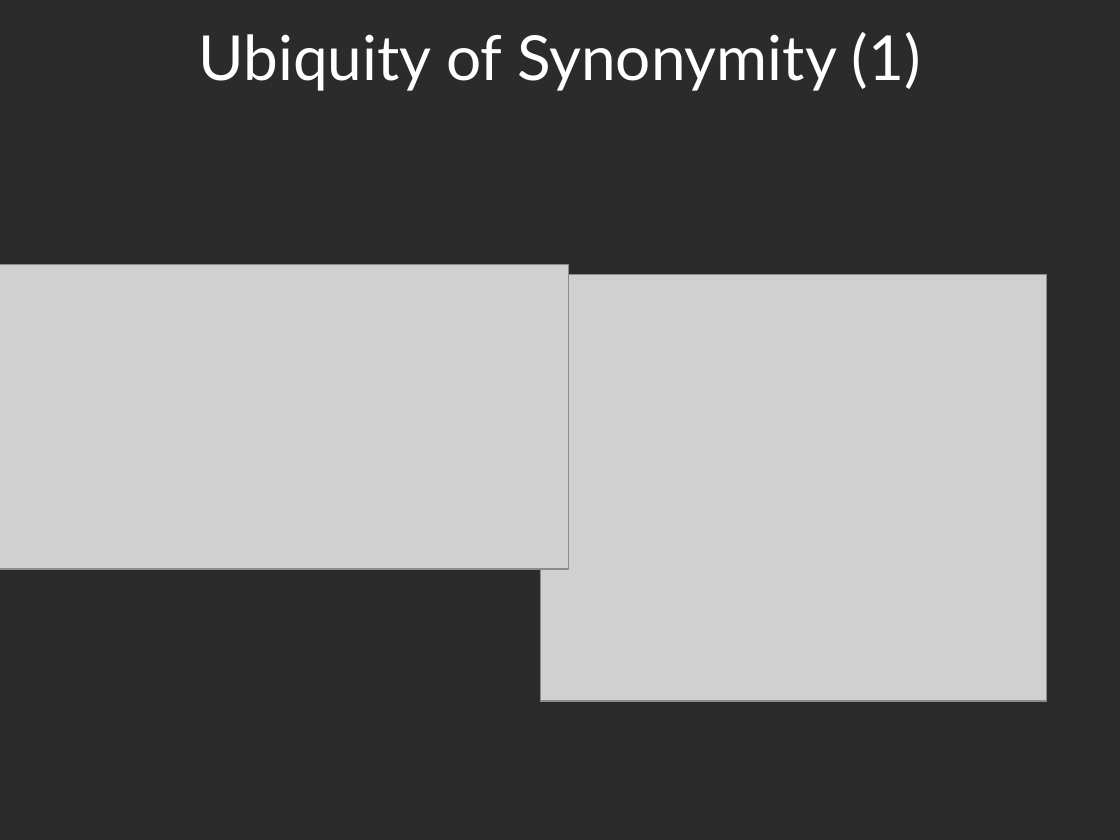
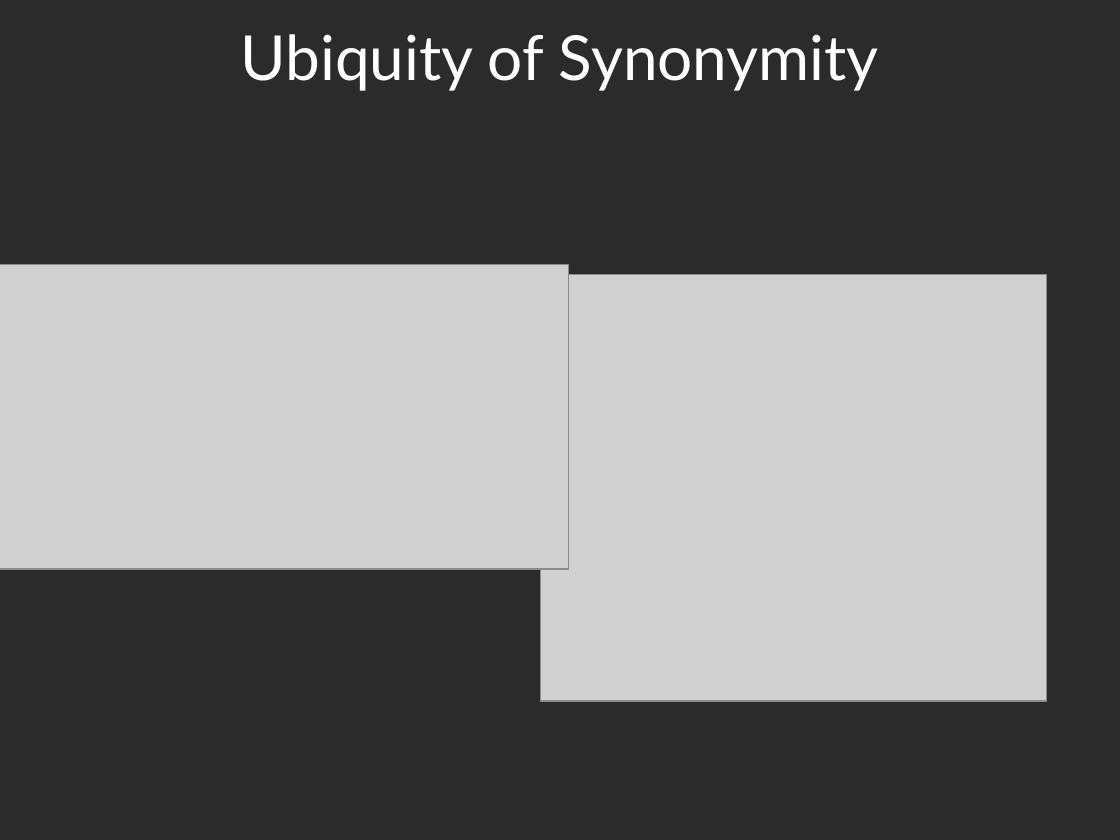
Before and after one commit to spiveeworks/treeshapes, a slide deck: slide 5 of presentation.odp. Drawn at 1120x840 pixels with LibreOffice and Linux fonts; fonts in the diff are those of the drawing; grey boxes stand for pictures; background and template pictures are left out; a plain dark background stands for a picture behind light text. Boxes give left, top, right and bottom in pixels: in the first picture for what was removed or moved away, otherwise in the second. Text is boxed around its words. In the diff, an @@ line names an element or a change of style, - is before the commit and + after.

```diff
--- a/presentation.odp
+++ b/presentation.odp
@@ title at [240,34,879,91]: text changed @@
-Ubiquity of Synonymity (1)
+Ubiquity of Synonymity
```
Also in this commit, not shown: 3 other slides changed, 1 slide removed, 1 other file.
